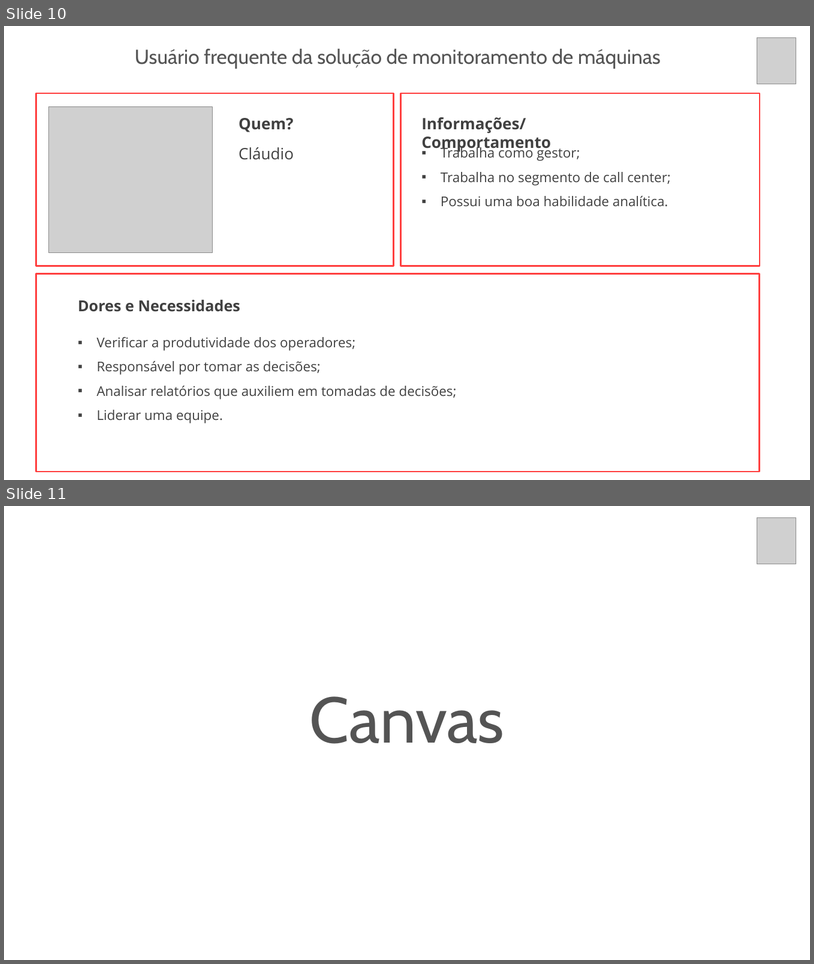
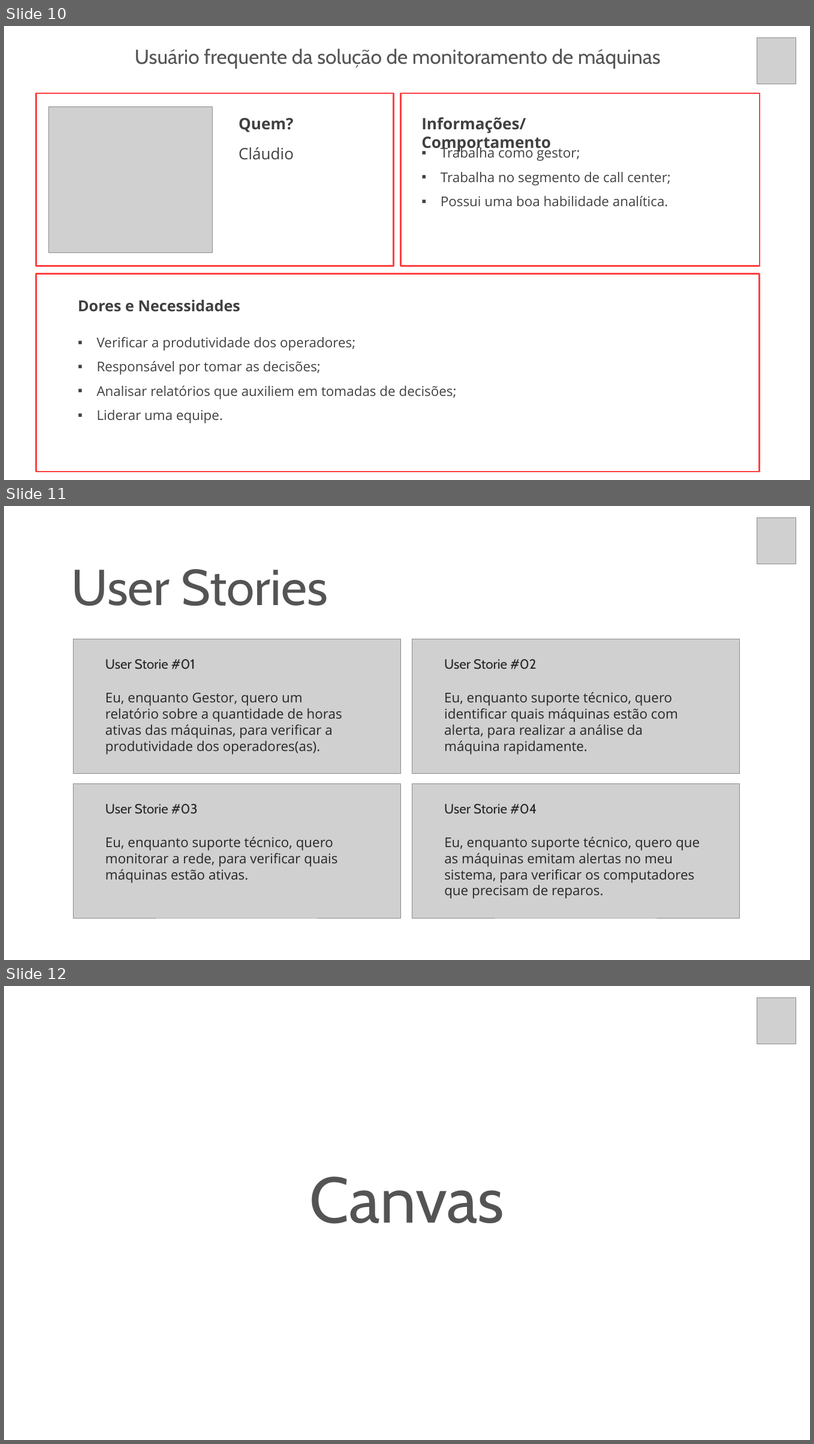
Before and after one commit to christian-raphael/Pyxis, a slide deck: Documentação/Pyxis.pptx. Shown one above the other, each under a label of ours: slides 10 and 11 before the commit, slides 10, 11 and 12 after it. The pictures are 814x964 and 814x1444 pixels, drawn with LibreOffice and Linux fonts; fonts in the diff are those of the drawing; grey boxes stand for pictures. Boxes give left, top, right and bottom in pixels: in the first picture for what was removed or moved away, otherwise in the second. Text is boxed around its words. In the diff, an @@ line names an element or a change of style, - is before the commit and + after.

Commit message:
slide

```diff
--- a/Documentação/Pyxis.pptx
+++ b/Documentação/Pyxis.pptx
@@ slide 11 added at (x1=4, y1=506, x2=810, y2=960), background #FFFFFF @@
@@ picture added at (x1=757, y1=517, x2=796, y2=564) @@
@@ text added at (x1=71, y1=569, x2=329, y2=606), 90 pt, text #545454 @@
+User Stories
@@ picture added at (x1=73, y1=639, x2=401, y2=773) @@
@@ picture added at (x1=412, y1=639, x2=740, y2=773) @@
@@ text added at (x1=105, y1=659, x2=195, y2=669), 24 pt, text #262626 @@
+User Storie #01
@@ text added at (x1=444, y1=659, x2=537, y2=669), 24 pt, text #262626 @@
+User Storie #02
@@ text added at (x1=105, y1=693, x2=342, y2=754), 24 pt, text #262626 @@
+Eu, enquanto Gestor, quero um relatório sobre a quantidade de horas ativas das máquinas, para verificar a produtividade dos operadores(as).
@@ text added at (x1=444, y1=692, x2=678, y2=754), 24 pt, text #262626 @@
+Eu, enquanto suporte técnico, quero identificar quais máquinas estão com alerta, para realizar a análise da máquina rapidamente.
@@ picture added at (x1=73, y1=783, x2=401, y2=918) @@
@@ picture added at (x1=412, y1=783, x2=740, y2=918) @@
@@ text added at (x1=105, y1=804, x2=198, y2=814), 24 pt, text #262626 @@
+User Storie #03
@@ text added at (x1=444, y1=804, x2=537, y2=814), 24 pt, text #262626 @@
+User Storie #04
@@ text added at (x1=105, y1=837, x2=338, y2=882), 24 pt, text #262626 @@
+Eu, enquanto suporte técnico, quero monitorar a rede, para verificar quais máquinas estão ativas.
@@ text added at (x1=444, y1=837, x2=700, y2=898), 24 pt, text #262626 @@
+Eu, enquanto suporte técnico, quero que as máquinas emitam alertas no meu sistema, para verificar os computadores que precisam de reparos.
@@ what was slide 11 is now slide 12 @@
```
